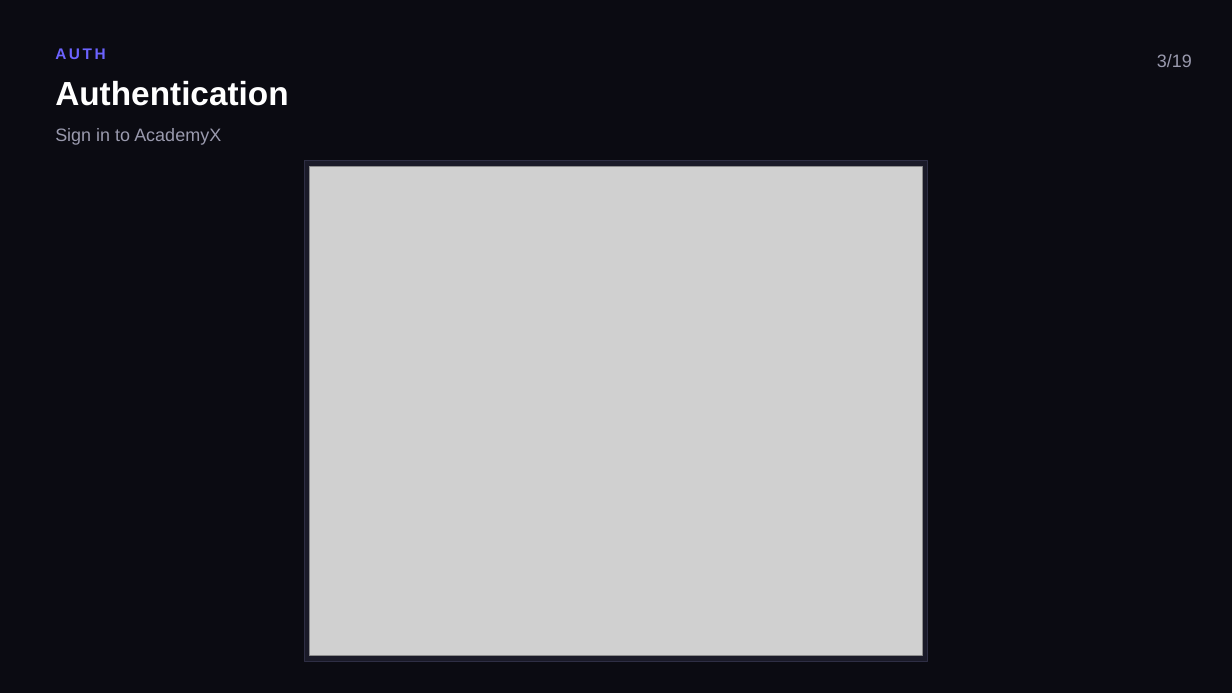
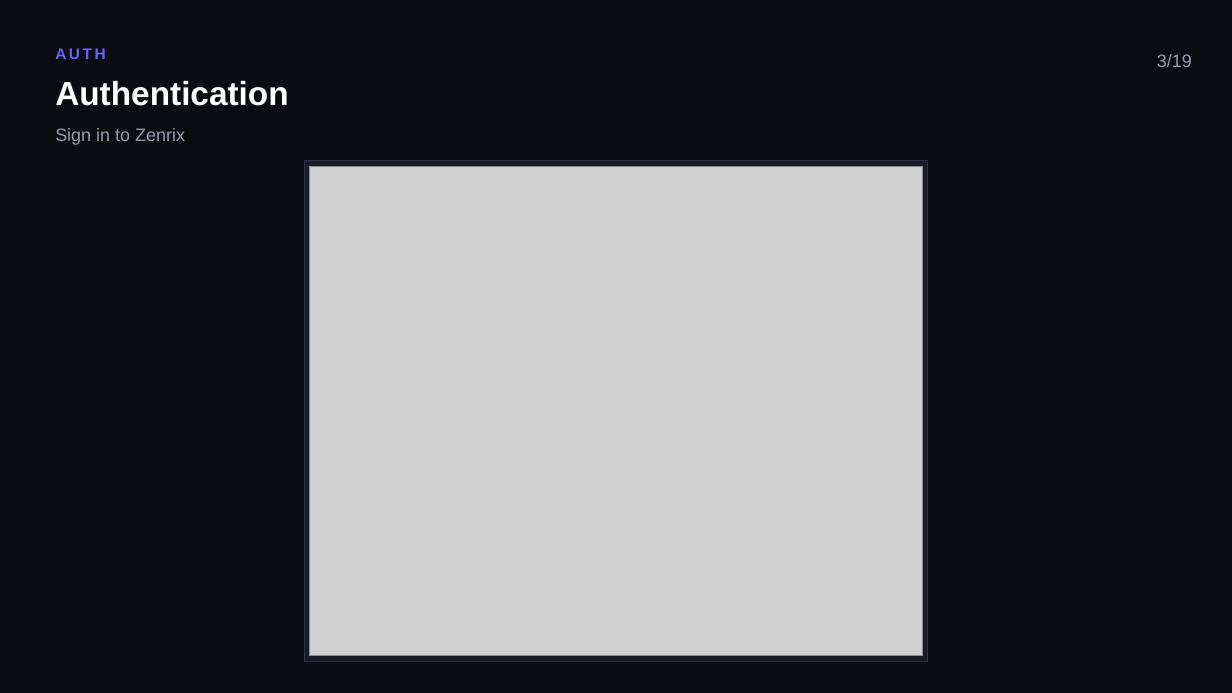
Before and after one commit to umar24nov/AcademyX, a slide deck: slide 6 of Zenrix_UI_Walkthrough.pptx. Drawn at 1232x693 pixels with LibreOffice and Linux fonts; fonts in the diff are those of the drawing; grey boxes stand for pictures. Boxes give left, top, right and bottom in pixels: in the first picture for what was removed or moved away, otherwise in the second. Text is boxed around its words. In the diff, an @@ line names an element or a change of style, - is before the commit and + after.

Commit message:
fix(rebrand): replace AcademyX text inside Zenrix_UI_Walkthrough.pptx slides

```diff
--- a/Zenrix_UI_Walkthrough.pptx
+++ b/Zenrix_UI_Walkthrough.pptx
@@ text at (x1=55, y1=128, x2=185, y2=145): text changed @@
-Sign in to AcademyX
+Sign in to Zenrix
```
Also in this commit, not shown: 2 other slides changed.
